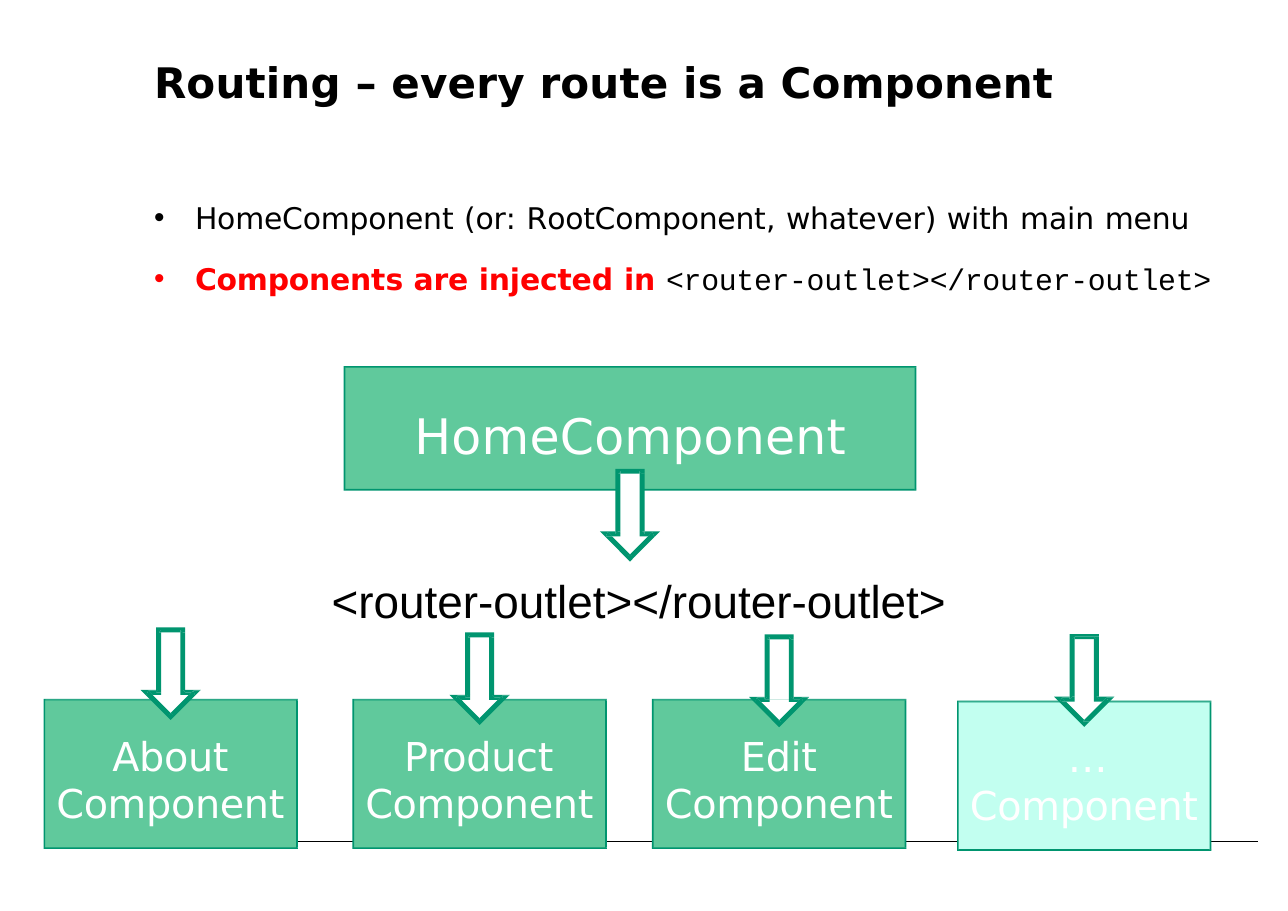
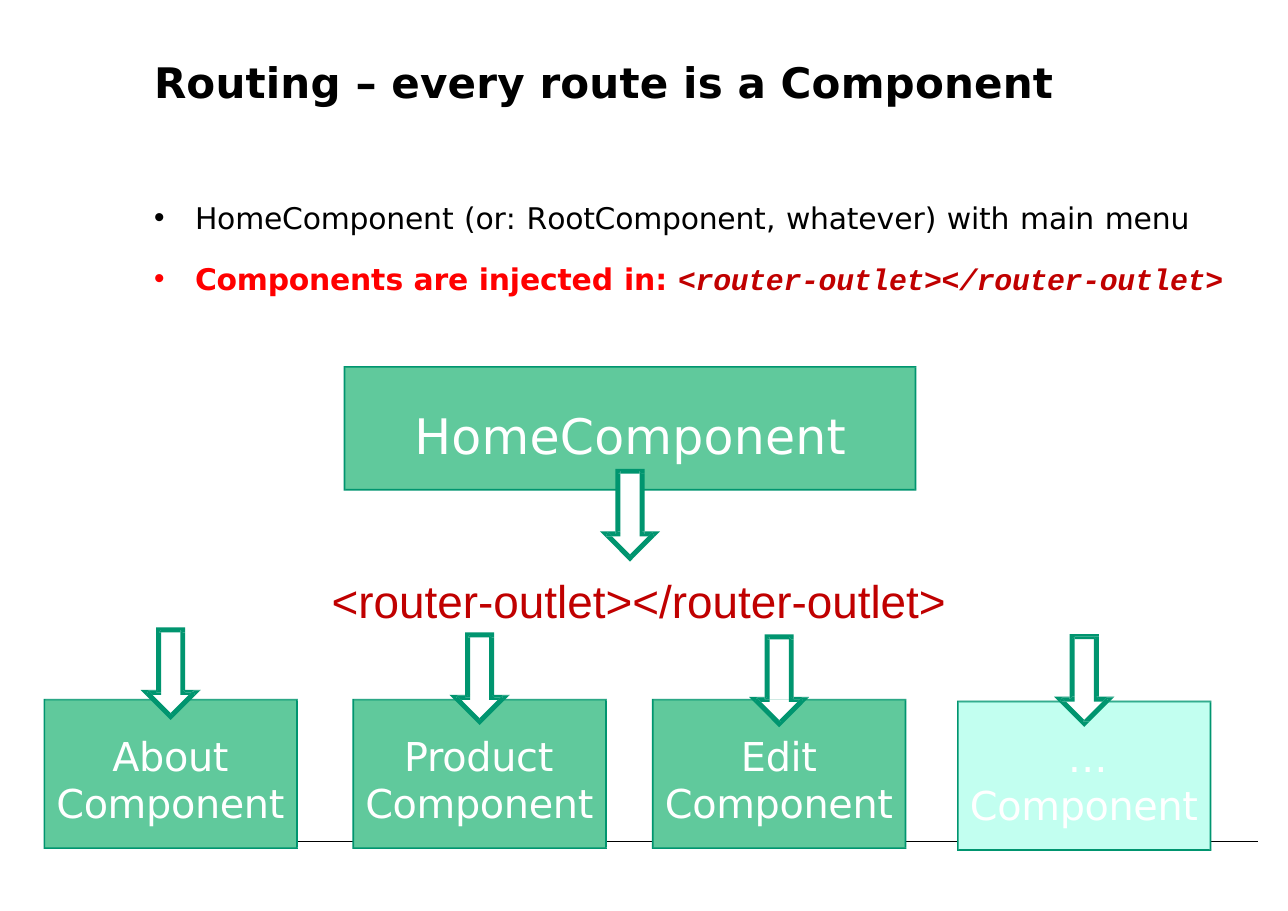
Before and after one commit to petereijgermans11/workshop-angular7, a slide deck: slide 3 of PPT/05- Angular Routing.pptx. Drawn at 1288x911 pixels with LibreOffice and Linux fonts; fonts in the diff are those of the drawing. Boxes give left, top, right and bottom in pixels: in the first picture for what was removed or moved away, otherwise in the second. Text is boxed around its words. In the diff, an @@ line names an element or a change of style, - is before the commit and + after.

```diff
--- a/PPT/05- Angular Routing.pptx
+++ b/PPT/05- Angular Routing.pptx
@@ text at bbox=[195, 267, 1223, 296]: text changed; text colour #000000 to #C00000; bold on; italic on @@
-• Components are injected in <router-outlet></router-outlet>
+• Components are injected in: <router-outlet></router-outlet>
@@ text at bbox=[332, 584, 946, 619]: text colour #000000 to #C00000 in "<router-outlet></router-outlet>" @@
```
Also in this commit, not shown: 8 other slides changed, 5 other files.
